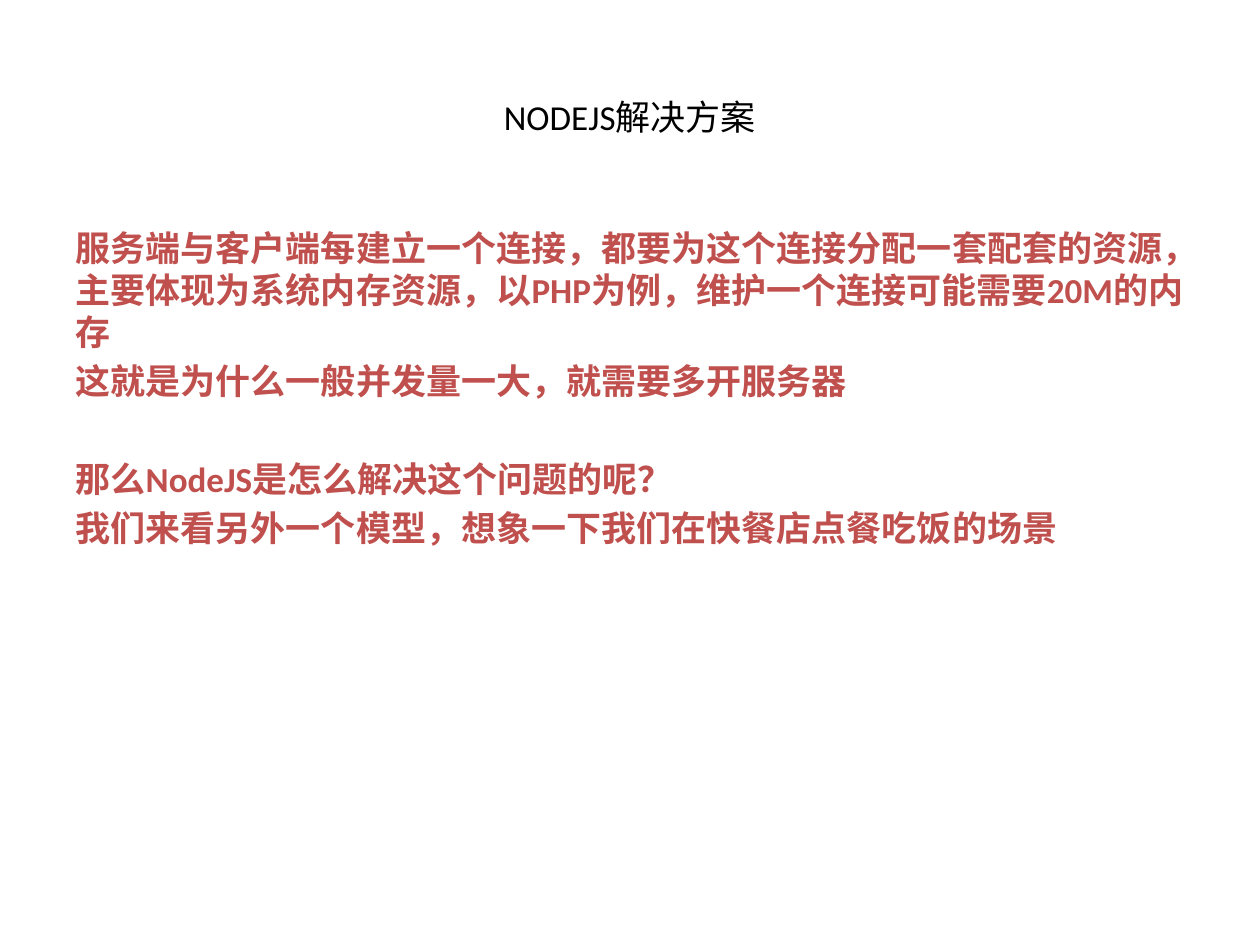
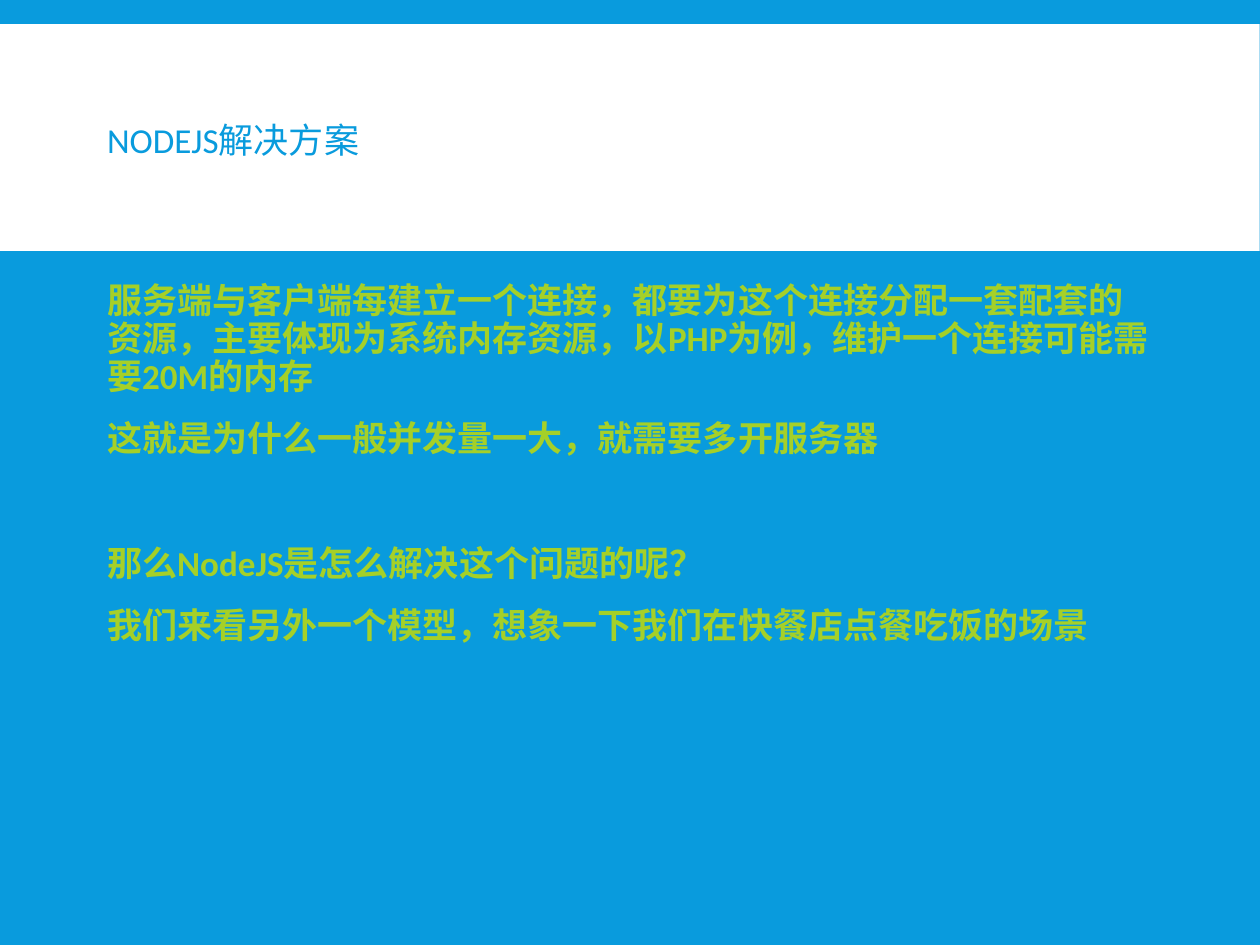
Before and after one commit to xiayu1986/webLearn, a slide deck: slide 11 of mix/技术分享/NODE技术分享.pptx (slide 7 before the commit). Drawn at 1260x945 pixels with LibreOffice and Linux fonts; fonts in the diff are those of the drawing. Boxes give left, top, right and bottom in pixels: in the first picture for what was removed or moved away, otherwise in the second. Text is boxed around its words. In the diff, an @@ line names an element or a change of style, - is before the commit and + after.

```diff
--- a/mix/技术分享/NODE技术分享.pptx
+++ b/mix/技术分享/NODE技术分享.pptx
@@ background #FFFFFF to #099BDD @@
@@ rectangle added at (x1=0, y1=24, x2=1260, y2=251), fill #FFFFFF @@
@@ title "NODEJS解决方案" moved from (x1=504, y1=101, x2=756, y2=133) to (x1=107, y1=124, x2=359, y2=156) @@
@@ title "NODEJS解决方案" at (x1=107, y1=124, x2=359, y2=156): text colour #000000 to #099BDD; alignment centre to left; line spacing 1 to 0.85 @@
@@ text "服务端与客户端每建立一个连接，都要为这个连接分配一套配套的资源，主要体现为系统内存资源，以PHP为例，维护一个连接可能需 ..." moved from (x1=76, y1=231, x2=1198, y2=546) to (x1=107, y1=283, x2=1148, y2=643) @@
@@ text "服务端与客户端每建立一个连接，都要为这个连接分配一套配套的资源，主要体现为系统内存资源，以PHP为例，维护一个连接可能需 ..." at (x1=107, y1=283, x2=1148, y2=643): text colour #C0504D to #A5D028; line spacing 1 to 0.9; more space between paragraphs @@
```
Also in this commit, not shown: 11 other slides changed, 6 slides added, 2 slides removed.
